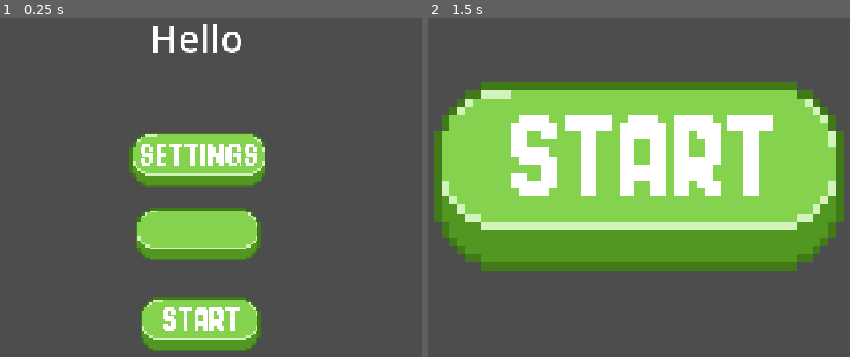
Above: before the commit, frames 1-2 (left to right).
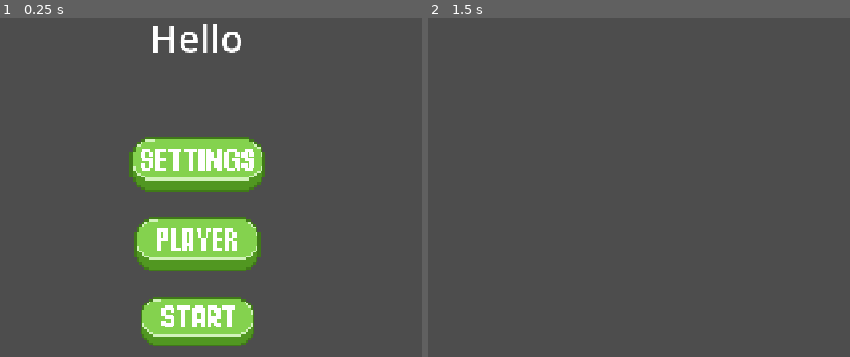
Above: after the commit, the same moments.

Repository: SebastianFiser/hc-haven-bounce-back
Game: Godot game, scene res://scenes/main.tscn
Same seed, same stepped clock (60 frames per second), same inputs: the game is played once before the commit and once after it.
Inputs (mouse positions are in pixels of both pictures, inside the frame that each line leads up to; where the layout moved, square brackets give the same spot in the first picture):
- Up to frame 1 (0.25 s): no input
- Up to frame 2 (1.5 s): click (626, 163) [626, 160] at 0.5 s; tap Enter at 1.25 s; hold D (move_right) from 1.28 s (still down)

The runs differ from the first frame. In frame 1, 8.7% of the frame differs, in the area x 30-63%, y 33-99%; in frame 2, 51%, in the area x 1-99%, y 18-75%.

Commit message:
Button textures

Diff:
--- a/Settings.tscn
+++ b/Settings.tscn
@@ -1,14 +1,4 @@
 [gd_scene format=3 uid="uid://0riq5wi6bx3a"]
-
-[ext_resource type="Texture2D" uid="uid://co4gg1xugbpsr" path="res://button ver 2.png" id="1_bvb5x"]
 
 [node name="Settings" type="Node2D" unique_id=1787514106]
 position = Vector2(816, 656)
-
-[node name="Sprite2D" type="Sprite2D" parent="." unique_id=1203513152]
-position = Vector2(-144, -264)
-scale = Vector2(12.377551, 13.122221)
-texture = ExtResource("1_bvb5x")
-hframes = 11
-vframes = 7
-frame = 1
--- a/scenes/main.tscn
+++ b/scenes/main.tscn
@@ -2,28 +2,39 @@
 
 [ext_resource type="Script" uid="uid://bg0dng78ib3vl" path="res://scripts/main_menu.gd" id="1_o5qli"]
 [ext_resource type="Texture2D" uid="uid://co4gg1xugbpsr" path="res://button ver 2.png" id="2_0wfyh"]
+[ext_resource type="Texture2D" uid="uid://dpkbj4w2jddxx" path="res://button ver 2-2.png" id="3_sugp2"]
 
 [sub_resource type="AtlasTexture" id="AtlasTexture_k6tcs"]
 atlas = ExtResource("2_0wfyh")
-region = Rect2(80, 8.75, 53.5, 23.5)
+region = Rect2(80, 9, 53, 23)
 
 [sub_resource type="AtlasTexture" id="AtlasTexture_svmvm"]
 atlas = ExtResource("2_0wfyh")
 region = Rect2(207.86382, 9.8089905, 53.20256, 22.570786)
 
+[sub_resource type="AtlasTexture" id="AtlasTexture_tipki"]
+atlas = ExtResource("3_sugp2")
+region = Rect2(282, 10, 53, 22)
+
 [sub_resource type="AtlasTexture" id="AtlasTexture_0wfyh"]
-atlas = ExtResource("2_0wfyh")
-region = Rect2(10.86776, 8.438868, 53.023155, 24.1303)
+atlas = ExtResource("3_sugp2")
+region = Rect2(11, 9, 53, 23)
 
 [sub_resource type="AtlasTexture" id="AtlasTexture_sugp2"]
+atlas = ExtResource("3_sugp2")
+region = Rect2(9.844654, 73.027794, 53.15792, 23.306225)
 
 [sub_resource type="AtlasTexture" id="AtlasTexture_jyhfs"]
 atlas = ExtResource("2_0wfyh")
-region = Rect2(79.9964, 41.98996, 52.988205, 23.011337)
+region = Rect2(80, 42, 53, 23)
 
 [sub_resource type="AtlasTexture" id="AtlasTexture_tbgi4"]
 atlas = ExtResource("2_0wfyh")
 region = Rect2(207.5093, 43.682003, 53.70836, 21.430431)
+
+[sub_resource type="AtlasTexture" id="AtlasTexture_tefeu"]
+atlas = ExtResource("3_sugp2")
+region = Rect2(282, 43, 53, 22)
 
 [node name="Main" type="Node2D" unique_id=646089278]
 script = ExtResource("1_o5qli")
@@ -50,11 +61,12 @@
 anchor_bottom = 1.0
 offset_left = 552.0
 offset_top = 600.0
-offset_right = -632.0
-offset_bottom = -76.0
+offset_right = -636.0
+offset_bottom = -80.0
 scale = Vector2(2, 2)
 texture_normal = SubResource("AtlasTexture_k6tcs")
 texture_pressed = SubResource("AtlasTexture_svmvm")
+texture_hover = SubResource("AtlasTexture_tipki")
 stretch_mode = 0
 
 [node name="player" type="TextureButton" parent="Start" unique_id=710408531]
@@ -63,9 +75,9 @@
 anchor_right = 1.0
 anchor_bottom = 1.0
 offset_left = 544.0
-offset_top = 456.0
+offset_top = 472.0
 offset_right = -536.0
-offset_bottom = -176.0
+offset_bottom = -160.0
 texture_normal = SubResource("AtlasTexture_0wfyh")
 texture_pressed = SubResource("AtlasTexture_sugp2")
 stretch_mode = 0
@@ -73,11 +85,12 @@
 [node name="settings" type="TextureButton" parent="Start" unique_id=539181291]
 layout_mode = 0
 offset_left = 536.0
-offset_top = 336.0
+offset_top = 344.0
 offset_right = 752.0
-offset_bottom = 424.0
+offset_bottom = 432.0
 texture_normal = SubResource("AtlasTexture_jyhfs")
 texture_pressed = SubResource("AtlasTexture_tbgi4")
+texture_hover = SubResource("AtlasTexture_tefeu")
 stretch_mode = 0
 
 [connection signal="pressed" from="Start/start" to="." method="_on_start_pressed"]
Binary file added: button ver 2-2.png
Not shown, added: button ver 2-2.png.import
